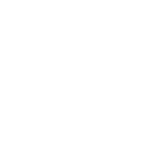
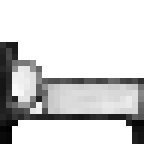
Before/after of a 144 x 144 layered artwork. What changed in the layer stack:
painted on "Layer 18" over [12, 60, 42, 114]
added layer "Layer 20" above "Layer 17" over [36, 84, 60, 114]
painted on "Layer 17" over [0, 42, 144, 144]
